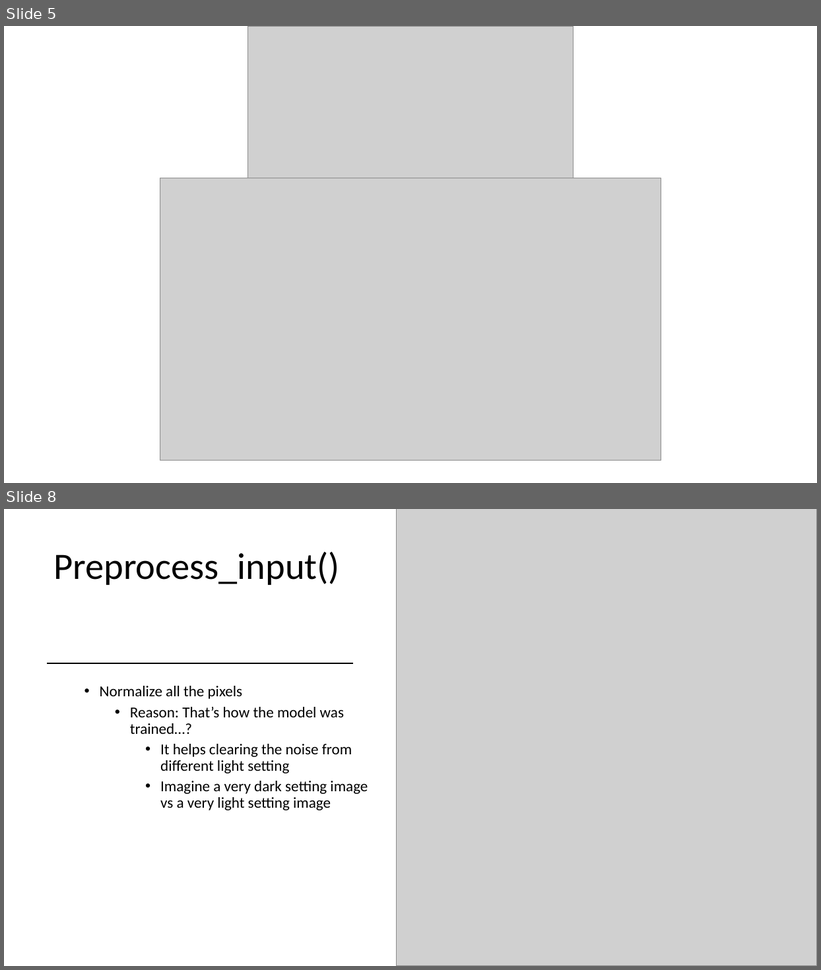
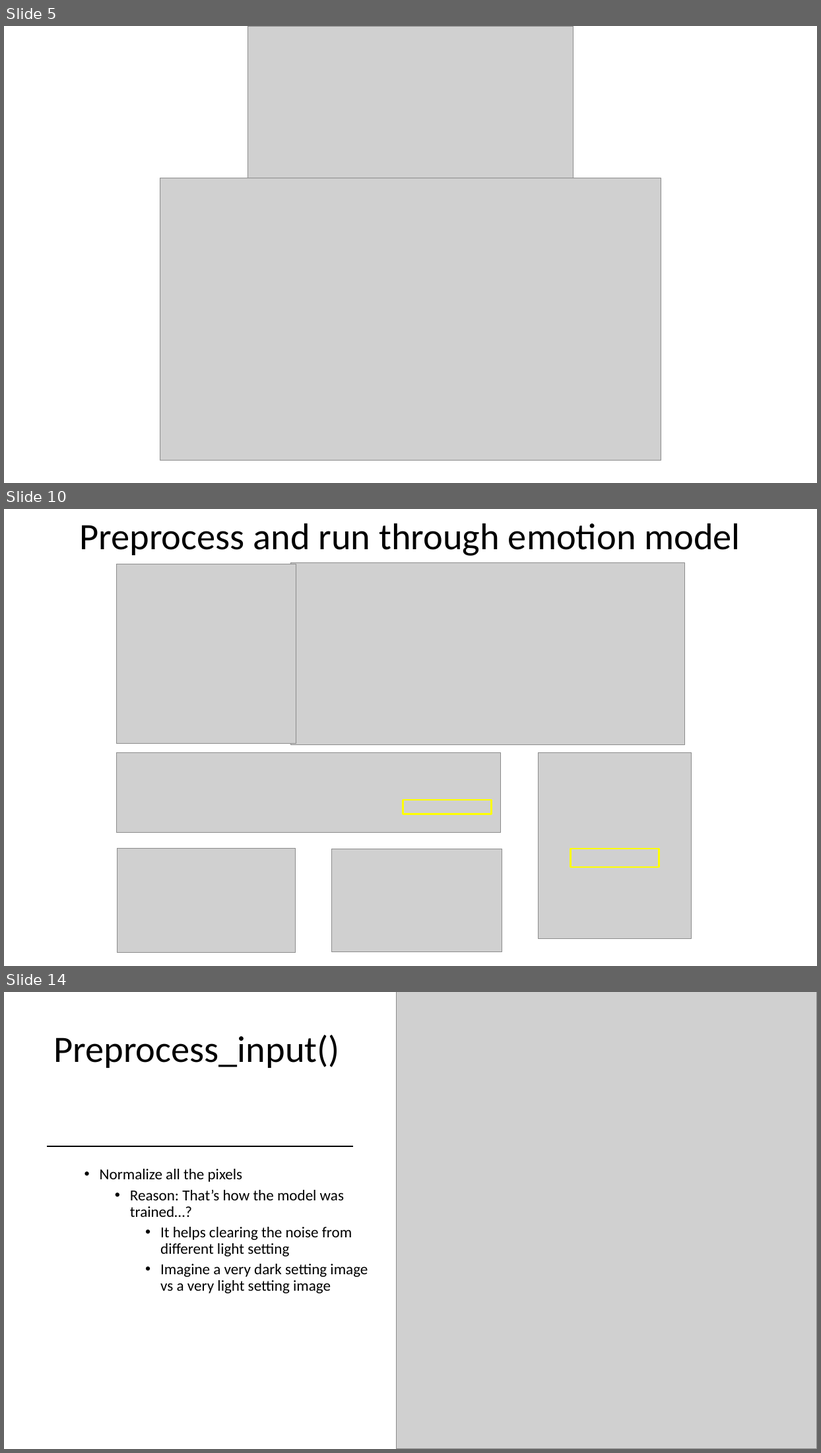
Before and after one commit to Donthave1/goodgamegang, a slide deck: GGG PPT.pptx. Shown one above the other, each under a label of ours: slides 5 and 8 before the commit, slides 5, 10 and 14 after it; the slides between them are not shown. The pictures are 821x970 and 821x1453 pixels, drawn with LibreOffice and Linux fonts; fonts in the diff are those of the drawing; grey boxes stand for pictures. Boxes give left, top, right and bottom in pixels: in the first picture for what was removed or moved away, otherwise in the second. Text is boxed around its words. In the diff, an @@ line names an element or a change of style, - is before the commit and + after.

```diff
--- a/GGG PPT.pptx
+++ b/GGG PPT.pptx
@@ slide 10 added at [4,509,817,966], background #FFFFFF @@
@@ title added at [79,523,740,556], 44 pt, text #000000 @@
+Preprocess and run through emotion model
@@ picture added at [116,564,296,744] @@
@@ picture added at [291,563,685,745] @@
@@ picture added at [116,753,500,833] @@
@@ picture added at [539,753,692,939] @@
@@ rectangle added at [403,800,492,815], outline #FFFF00 2.25 pt @@
@@ picture added at [118,849,296,953] @@
@@ picture added at [331,849,502,952] @@
@@ rectangle added at [571,849,659,867], outline #FFFF00 2.25 pt @@
@@ what was slide 8 is now slide 14 @@
```
Also in this commit, not shown: 7 other slides added, 2 slides removed.
